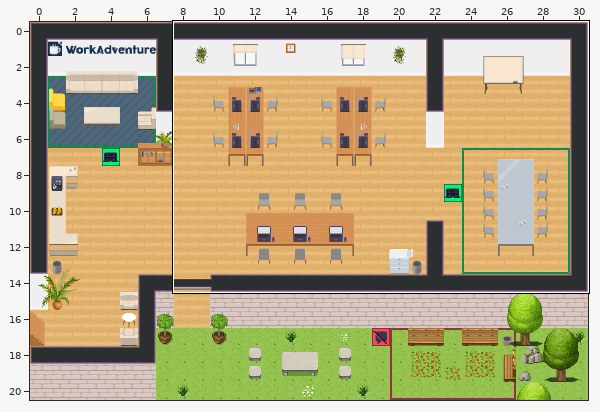
Tiled map (JSON), stored at map.tmj. Above: a wide view before the commit, with the close-up outlined.
Close-up. Before the commit:
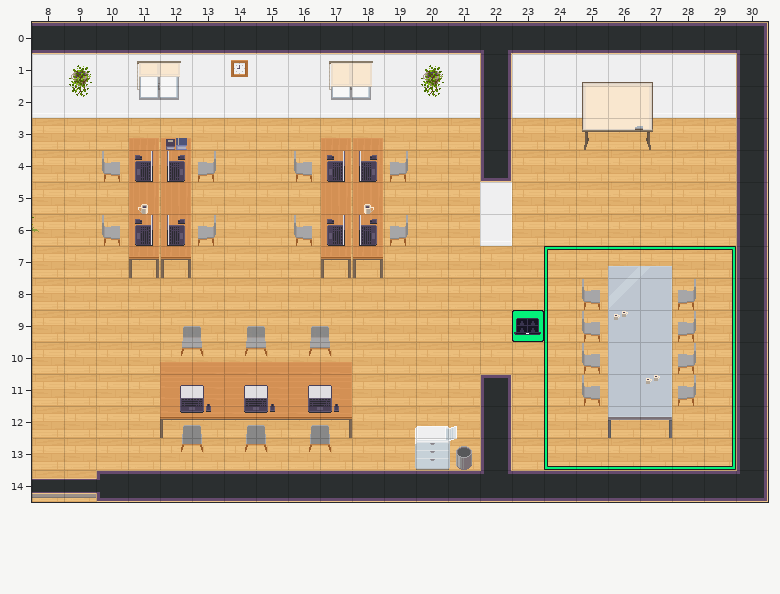
Cells are 32x32 px. Shown: x 8..30, y 0..14.
New version:
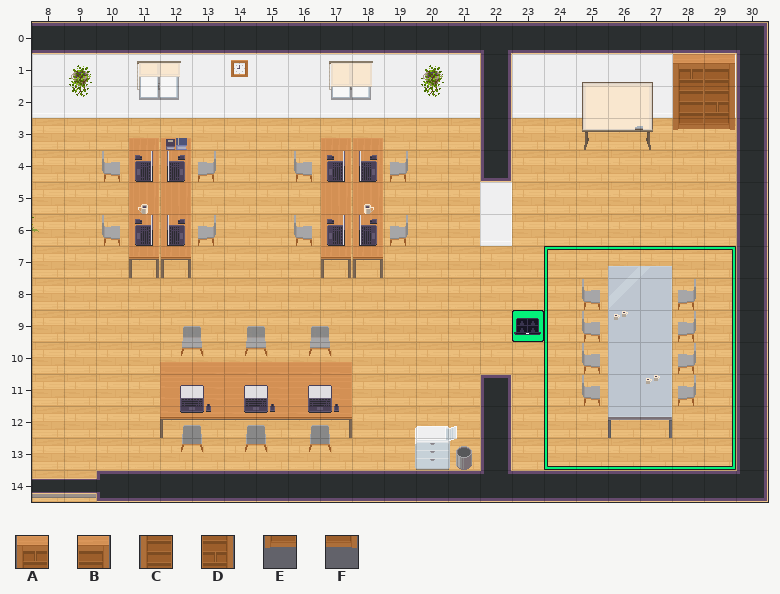
Key: from "Chunk 1": A 49, B 50, C 51, D 52, E 53, F 54.
_ is an empty cell.
The exact change:
Changed rows in their new state; . is an unchanged cell.
Layer "furniture/furniture1":
first column x 28:
 1 AB
 2 CD
 3 EF
Changed places in both close-ups, as pixel boxes (x1, y1, x2, y2):
added: (673, 54, 735, 130)
